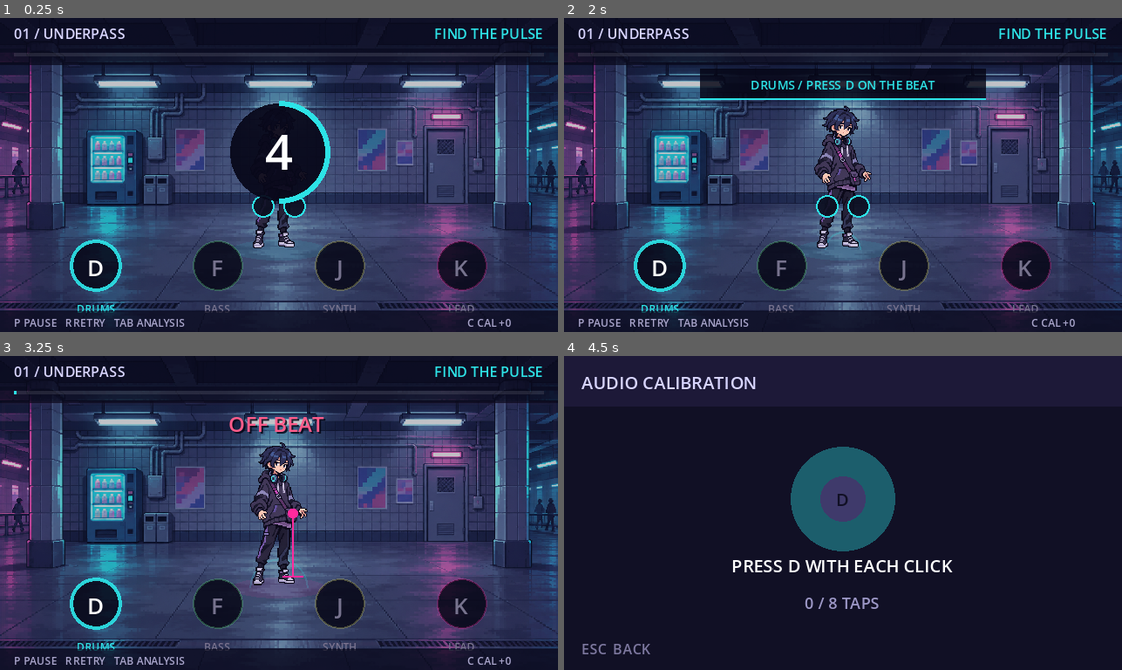
Above: before the commit, frames 1-4 (two rows, left to right).
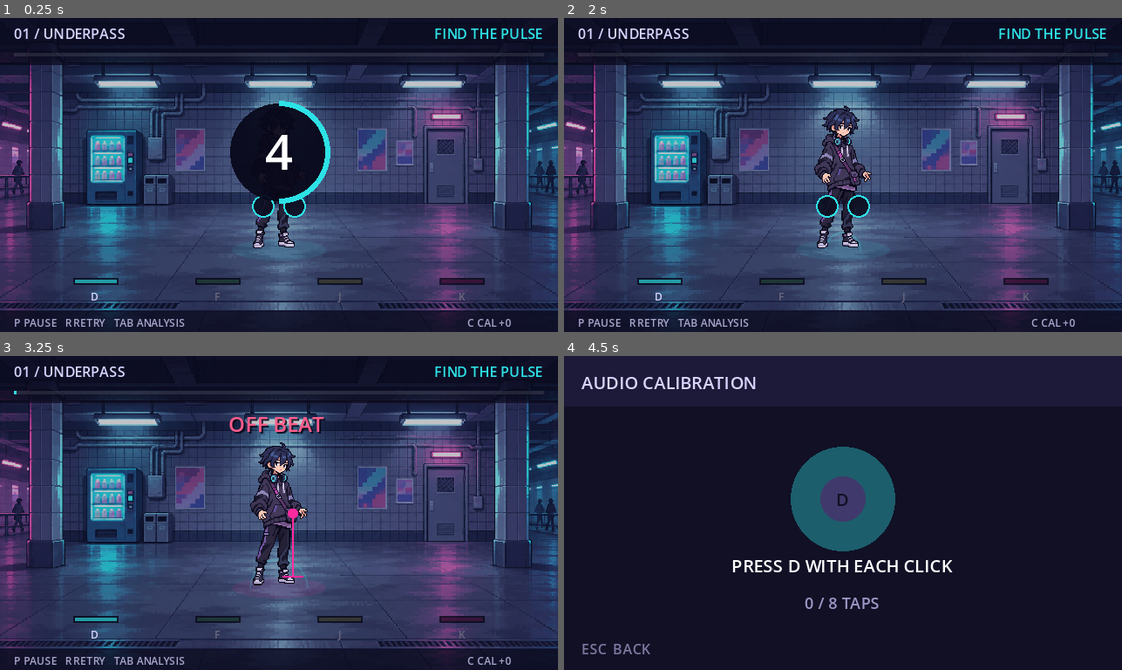
Above: after the commit, the same moments.

Repository: fatjiao/beatspell-game
Game: Godot game, scene res://scenes/prototype/prototype_stage.tscn
Two runs of this game, one before a commit and one after it. Both use one fixed random seed, a clock stepped at 60 frames per second and the inputs below. Sound files missing from this copy of the repository are replaced by a short silence.
Inputs:
- Up to frame 1 (0.25 s): no input
- Up to frame 2 (2 s): tap Enter (ui_accept) at 0.5, 1.52, 1.55, 1.82 s; hold Enter (ui_accept) 0.53-1.28 s; tap F (instrument_bass) at 1.35 s
- Up to frame 3 (3.25 s): hold D (instrument_drums) 2.03-2.78 s; tap Enter (ui_accept) at 2.3, 3.02, 3.05 s; tap K (instrument_lead) at 2.85 s
- Up to frame 4 (4.5 s): tap Enter (ui_accept) at 3.32 s; hold Enter (ui_accept) 3.53-4.28 s; tap J (instrument_synth) at 3.6 s; tap Escape (ui_cancel) at 4.15 s; tap C at 4.35 s

The runs differ from the first frame. In frame 1, 4.7% of the frame differs, in the area x 12-88%, y 70-94%; in frame 2, 9.6%, in the area x 12-88%, y 16-94%; in frame 3, 4.7%; in frame 4, nothing differs.

Commit message:
fix: integrate key cues into subtle stage lighting

Diff:
--- a/scripts/prototype/prototype_stage.gd
+++ b/scripts/prototype/prototype_stage.gd
@@ -62,7 +62,6 @@
 var _bad_tap_count := 0
 var _director = StageDirectorScript.new()
 var _current_section_id := ""
-var _section_transition_until := 0
 var _glitch_until := 0
 var _hit_burst_until := 0
 
@@ -156,7 +155,6 @@
 	_miss_count = 0
 	_bad_tap_count = 0
 	_current_section_id = ""
-	_section_transition_until = 0
 	_glitch_until = 0
 	_hit_burst_until = 0
 	for player in _music_players.values():
@@ -233,7 +231,6 @@
 	if section.id == _current_section_id:
 		return
 	_current_section_id = section.id
-	_section_transition_until = Time.get_ticks_msec() + (1050 if section.id == "drums" else 760)
 	if section.instrument != "ensemble":
 		_active_instrument = section.instrument
 
@@ -383,7 +380,6 @@
 	else:
 		_draw_cinematic_stage()
 	_draw_feedback()
-	_draw_section_transition()
 	if _song_time_ms < 0 and not _paused:
 		_draw_count_in()
 	if _paused:
@@ -521,48 +517,53 @@
 		var ensemble_available: bool = section.instrument == "ensemble"
 		var section_active: bool = section.instrument == instrument or target_imminent
 		var pressed: bool = int(_pad_flash_until.get(instrument, 0)) > now
-		var fill := Color(0.02, 0.02, 0.08, 0.82)
+		var lamp_alpha := 0.66 if section_active else (0.34 if ensemble_available else 0.16)
 		if pressed:
-			fill = Color(color, 0.48)
-		draw_circle(center, 14.0, fill)
-		var outline := color
-		outline.a = 0.92 if section_active else (0.48 if ensemble_available else 0.24)
-		draw_arc(center, 14.0, 0, TAU, 28, outline, 2.0 if section_active else 1.0)
-		var inactive_text := Color("aaa6c0") if ensemble_available else Color("77738e")
-		draw_string(font, center + Vector2(-8, 6), KEY_LABELS[instrument], HORIZONTAL_ALIGNMENT_CENTER, 16, 13, Color.WHITE if section_active else inactive_text)
-		draw_string(font, center + Vector2(-25, 27), DISPLAY_NAMES[instrument], HORIZONTAL_ALIGNMENT_CENTER, 50, 6, color if section_active else inactive_text)
+			lamp_alpha = 1.0
+		var lamp_color := color
+		lamp_color.a = lamp_alpha
+		draw_rect(Rect2(center + Vector2(-13, -2), Vector2(26, 4)), Color(0.02, 0.02, 0.08, 0.76))
+		draw_rect(Rect2(center + Vector2(-12, -1), Vector2(24, 2)), lamp_color)
+		var inactive_text := Color("9995ad") if ensemble_available else Color("69667c")
+		draw_string(font, center + Vector2(-4, 11), KEY_LABELS[instrument], HORIZONTAL_ALIGNMENT_CENTER, 8, 6, Color("d8d5ff") if section_active else inactive_text)
 
 		if target_imminent:
 			var cue_progress: float = _director.cue_progress(next_delta_ms)
-			var cue_radius: float = lerpf(29.0, 16.0, cue_progress)
-			var cue_color := color
-			cue_color.a = 0.45 + cue_progress * 0.55
-			draw_arc(center, cue_radius, 0, TAU, 36, cue_color, 2.0)
-			for corner in 4:
-				var angle := PI / 4.0 + float(corner) * PI / 2.0
-				var marker_from := center + Vector2.from_angle(angle) * (cue_radius - 3.0)
-				var marker_to := center + Vector2.from_angle(angle) * (cue_radius + 3.0)
-				draw_line(marker_from, marker_to, cue_color, 1.0)
+			_draw_floor_cue(center, color, cue_progress)
 
 		if instrument == _active_instrument and now < _hit_burst_until:
-			_draw_anchor_hit_burst(center, color, now)
-
-
-func _draw_anchor_hit_burst(center: Vector2, color: Color, now: int) -> void:
+			_draw_floor_hit_burst(center, color, now)
+
+
+func _draw_floor_cue(center: Vector2, color: Color, progress: float) -> void:
+	var glow := color
+	glow.a = 0.035 + progress * 0.10
+	var half_width := lerpf(15.0, 7.0, progress)
+	var beam := PackedVector2Array([
+		center + Vector2(-half_width, -1),
+		center + Vector2(half_width, -1),
+		center + Vector2(5, -68),
+		center + Vector2(-5, -68),
+	])
+	draw_colored_polygon(beam, glow)
+	var floor_glow := color
+	floor_glow.a = 0.08 + progress * 0.18
+	draw_ellipse_shadow(center, 18.0 + progress * 5.0, 3.0 + progress * 2.0, floor_glow)
+	draw_rect(Rect2(center + Vector2(-14, -2), Vector2(28, 4)), Color(color, 0.45 + progress * 0.45))
+
+
+func _draw_floor_hit_burst(center: Vector2, color: Color, now: int) -> void:
 	var life := clampf(float(_hit_burst_until - now) / 260.0, 0.0, 1.0)
 	var burst_color := color
-	burst_color.a = life * 0.70
-	draw_arc(center, 16.0 + (1.0 - life) * 20.0, 0, TAU, 36, burst_color, 2.0)
-	for ray_index in 8:
-		var ray_angle := TAU * float(ray_index) / 8.0
-		var ray_from := center + Vector2.from_angle(ray_angle) * 18.0
-		var ray_to := center + Vector2.from_angle(ray_angle) * (23.0 + (1.0 - life) * 8.0)
-		draw_line(ray_from, ray_to, burst_color, 1.0)
+	burst_color.a = life * 0.42
+	draw_ellipse_shadow(center, 20.0 + (1.0 - life) * 24.0, 4.0 + (1.0 - life) * 4.0, burst_color)
+	draw_line(center + Vector2(-4, -4), center + Vector2(-9, -10 - (1.0 - life) * 6.0), burst_color, 1.0)
+	draw_line(center + Vector2(4, -4), center + Vector2(9, -10 - (1.0 - life) * 6.0), burst_color, 1.0)
 
 
 func _instrument_anchor(instrument: String) -> Vector2:
 	var index := INSTRUMENTS.find(instrument)
-	return Vector2(55.0 + float(maxi(0, index)) * 70.0, 142.0)
+	return Vector2(55.0 + float(maxi(0, index)) * 70.0, 151.0)
 
 
 func _focus_instrument(section: Dictionary) -> String:
@@ -593,23 +594,6 @@
 	var border_color := _feedback_color
 	border_color.a = clampf(remaining * 0.25, 0.0, 0.25)
 	draw_rect(Rect2(2, 27, 316, 138), border_color, false, 2.0)
-
-
-func _draw_section_transition() -> void:
-	if _debug_tracks or _finished or _current_section_id.is_empty():
-		return
-	var now := Time.get_ticks_msec()
-	if now >= _section_transition_until:
-		return
-	var section: Dictionary = _director.section_at(_song_time_ms)
-	var instrument: String = _focus_instrument(section)
-	var color: Color = COLORS[instrument]
-	var remaining := clampf(float(_section_transition_until - now) / 760.0, 0.0, 1.0)
-	var panel_alpha := minf(0.82, remaining * 1.5)
-	draw_rect(Rect2(78, 29, 164, 18), Color(0.02, 0.02, 0.08, panel_alpha))
-	draw_rect(Rect2(78, 46, 164, 1), color)
-	var font := ThemeDB.fallback_font
-	draw_string(font, Vector2(84, 41), section.instruction, HORIZONTAL_ALIGNMENT_CENTER, 152, 7, color)
 
 
 func _draw_count_in() -> void:
--- a/tests/capture_feedback_preview.gd
+++ b/tests/capture_feedback_preview.gd
@@ -17,7 +17,6 @@
 	stage.set_process(false)
 	stage.set("_song_time_ms", 12050)
 	stage.set("_current_section_id", "ensemble")
-	stage.set("_section_transition_until", 0)
 	for chart_event in stage.get("_events"):
 		if chart_event.time_ms < 12000:
 			chart_event.consumed = true
Not shown, changed: docs/plans/2026-11-05-fixed-key-stage-design.md
Not shown, changed: docs/plans/2026-11-05-fixed-key-stage-implementation.md
